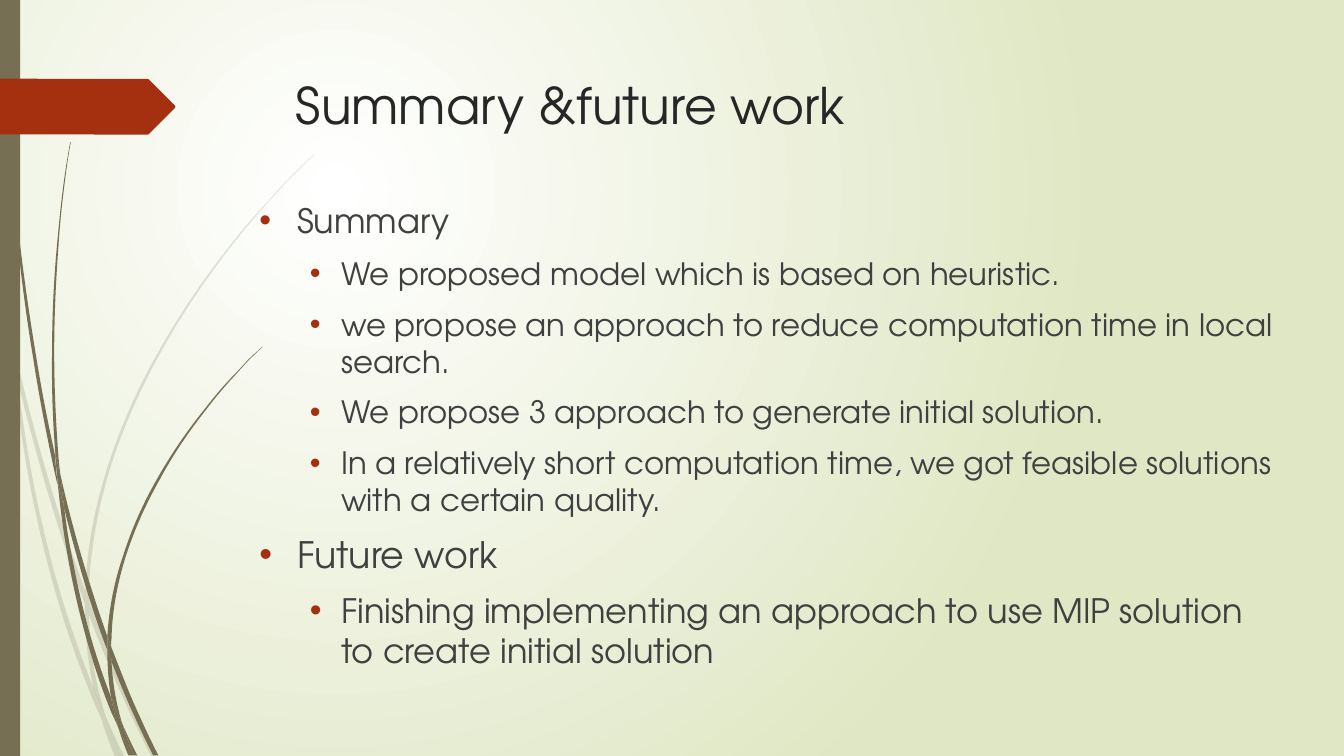
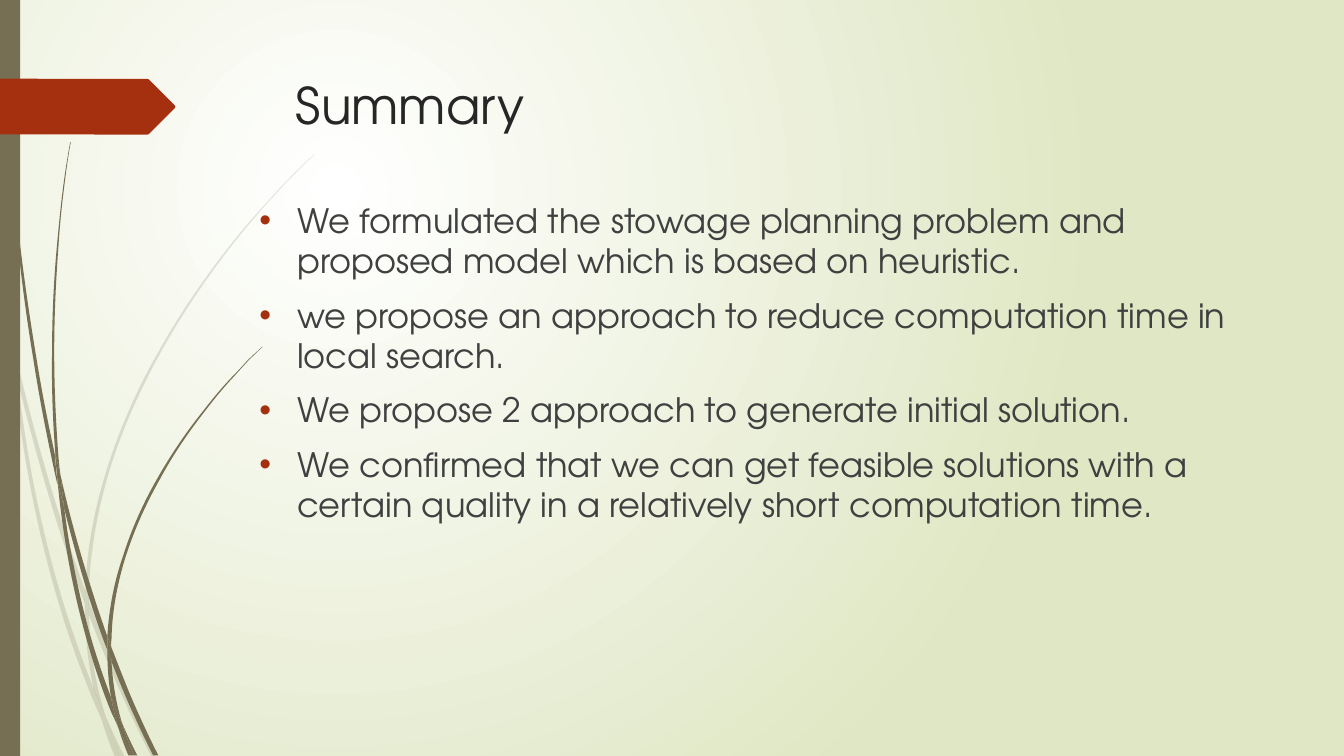
Before and after one commit to r-kurosu/kline_new, a slide deck: slide 47 of 竹田.pptx (slide 66 before the commit). Drawn at 1344x756 pixels with LibreOffice and Linux fonts; fonts in the diff are those of the drawing. Boxes give left, top, right and bottom in pixels: in the first picture for what was removed or moved away, otherwise in the second. Text is boxed around its words. In the diff, an @@ line names an element or a change of style, - is before the commit and + after.

```diff
--- a/竹田.pptx
+++ b/竹田.pptx
@@ title at (296,86,524,134): text changed @@
-Summary &future work
+Summary
@@ text at (297,208,1125,280): text changed; size 22 to 24 pt @@
-• Summary
-  • We proposed model which is based on heuristic.
+• We formulated the stowage planning problem and proposed model which is based on heuristic.
@@ text at (297,303,1225,369): size 22 to 24 pt in "we propose an approach to reduce computation ..."; list level 2 to 1 in "we propose an approach to ..." @@
@@ text at (297,396,1188,524): text changed; size 22 to 24 pt @@
-  • We propose 3 approach to generate initial solution.
-  • In a relatively short computation time, we got feasible solutions with a certain quality.
-• Future work
-  • Finishing implementing an approach to use MIP solution to create initial solution
+• We propose 2 approach to generate initial solution.
+• We confirmed that we can get feasible solutions with a certain quality in a relatively short computation time.
```
Also in this commit, not shown: 27 other slides changed, 1 slide added, 3 slides removed.
